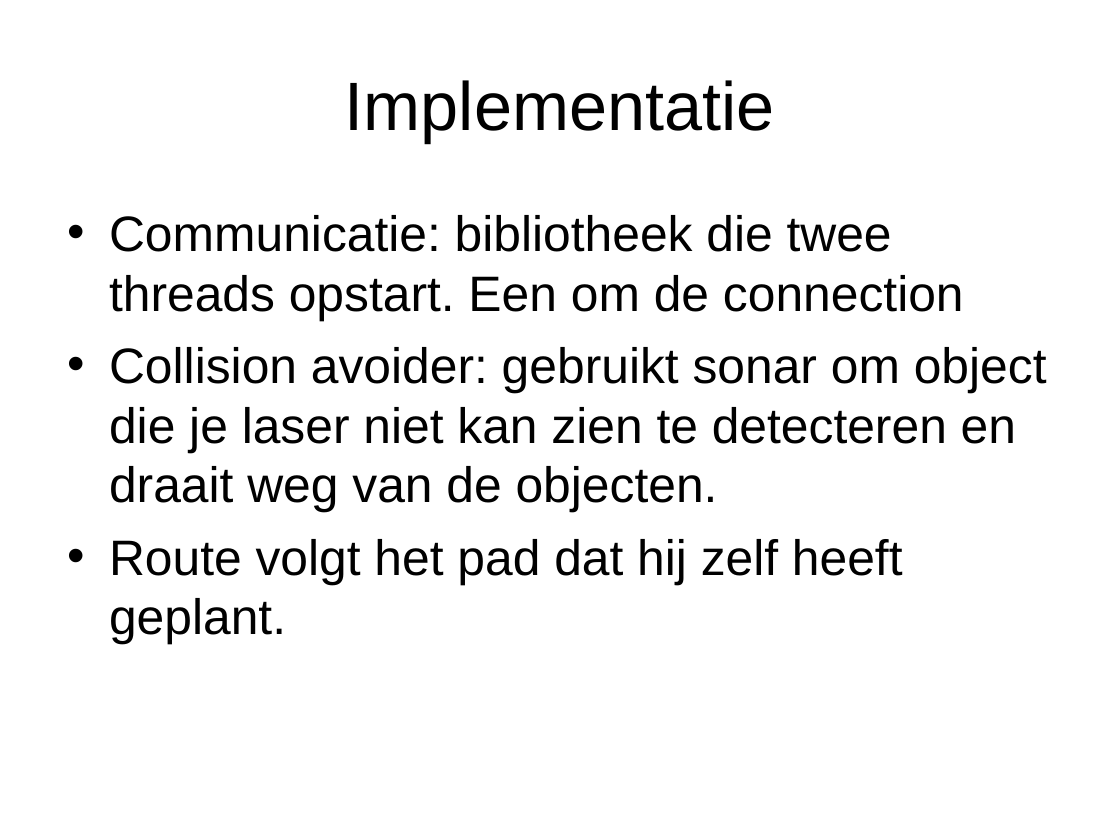
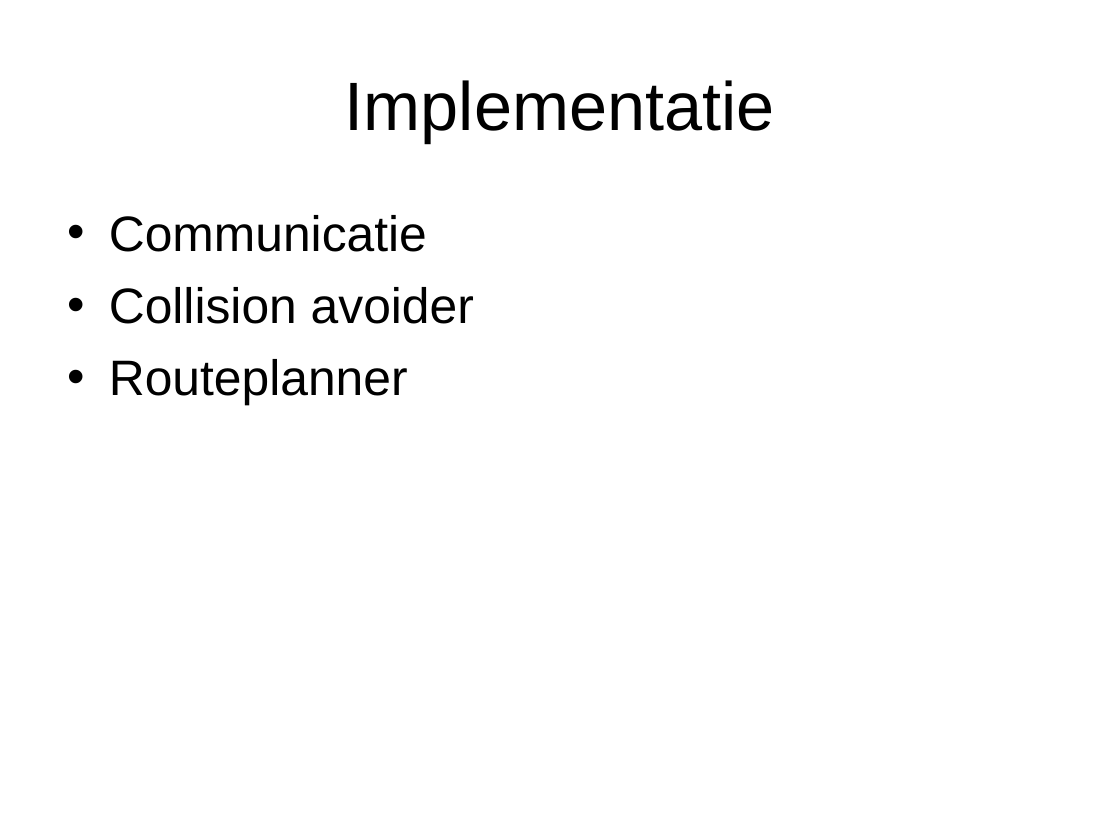
Before and after one commit to tamsl/swe-thaf, a slide deck: slide 9 of doc/presentatie/TEAM F.ppt. Drawn at 1120x840 pixels with LibreOffice and Linux fonts; fonts in the diff are those of the drawing. Boxes give left, top, right and bottom in pixels: in the first picture for what was removed or moved away, otherwise in the second. Text is boxed around its words. In the diff, an @@ line names an element or a change of style, - is before the commit and + after.

```diff
--- a/doc/presentatie/TEAM F.ppt
+++ b/doc/presentatie/TEAM F.ppt
@@ text at box(109, 215, 474, 406): text changed @@
-• Communicatie: bibliotheek die twee threads opstart. Een om de connection
-• Collision avoider: gebruikt sonar om object die je laser niet kan zien te detecteren en draait weg van de objecten.
-• Route volgt het pad dat hij zelf heeft geplant.
+• Communicatie
+• Collision avoider
+• Routeplanner
```
Also in this commit, not shown: 11 other slides changed.
